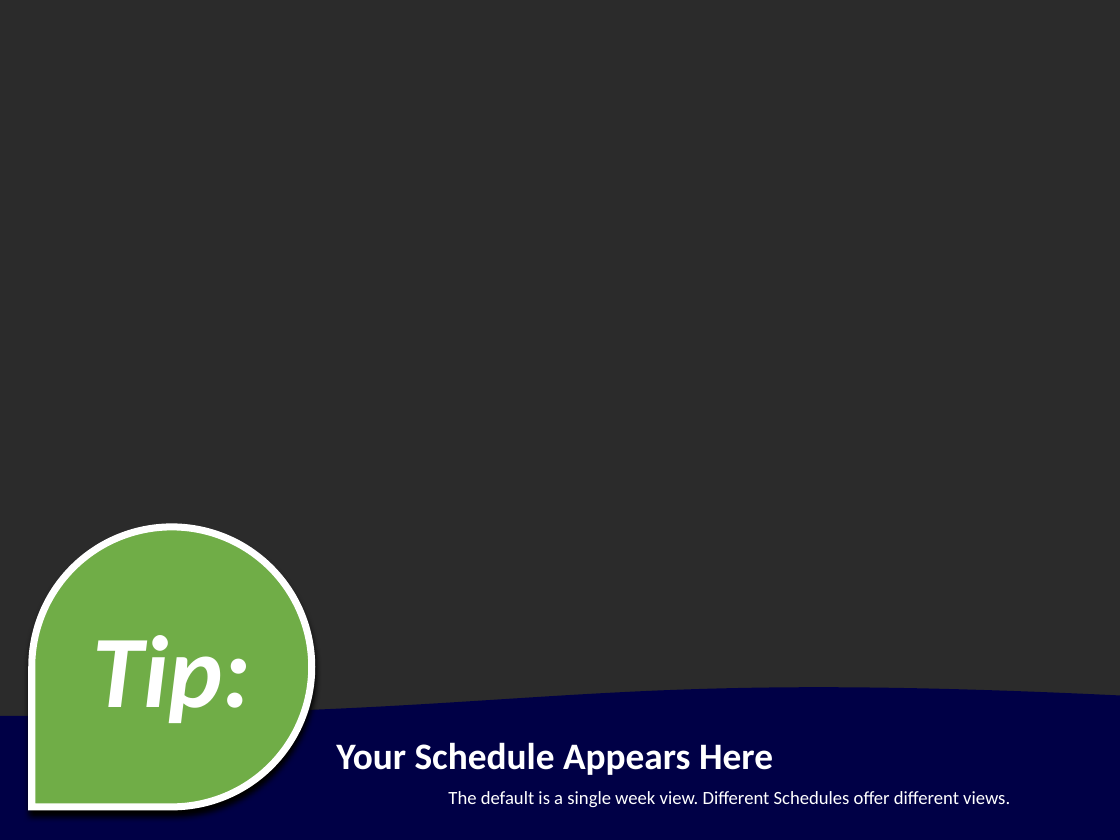
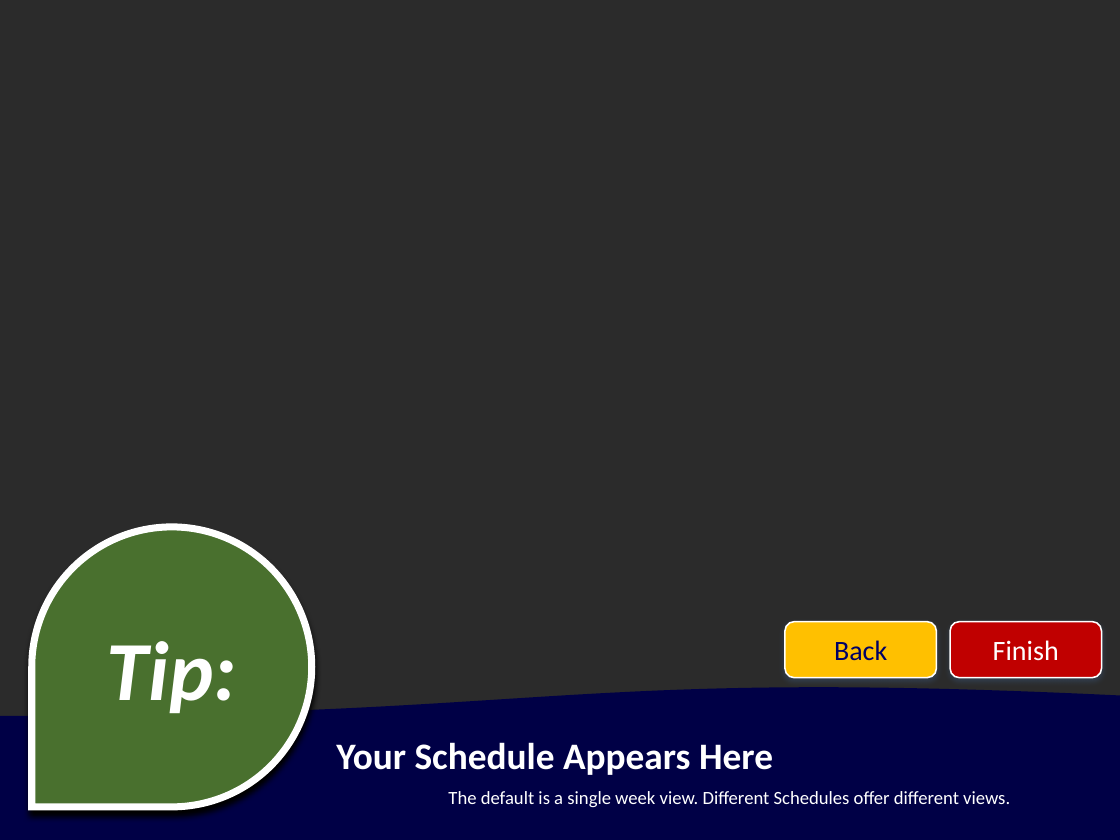
Before and after one commit to jstngoulet/ActiveNet_Trainer, a slide deck: slide 9 of When 2 Work/Introduction to W2W.pptx. Drawn at 1120x840 pixels with LibreOffice and Linux fonts; fonts in the diff are those of the drawing; background and template pictures are left out; a plain dark background stands for a picture behind light text. Boxes give left, top, right and bottom in pixels: in the first picture for what was removed or moved away, otherwise in the second. Text is boxed around its words. In the diff, an @@ line names an element or a change of style, - is before the commit and + after.

```diff
--- a/When 2 Work/Introduction to W2W.pptx
+++ b/When 2 Work/Introduction to W2W.pptx
@@ teardrop at (31, 528, 311, 808): fill #70AD47 to #49702E @@
@@ text "Tip:" at (107, 641, 237, 714): size 66 to 54 pt @@
@@ rounded rectangle added at (785, 622, 936, 678), fill #FFC000, outline #FFFFFF 1 pt, 18 pt, text #000066 @@
+Back
@@ rounded rectangle added at (950, 622, 1101, 678), fill #C00000, outline #FFFFFF 1 pt, 18 pt, text #FFFFFF @@
+Finish
```
Also in this commit, not shown: 15 other slides changed, 13 other files.
